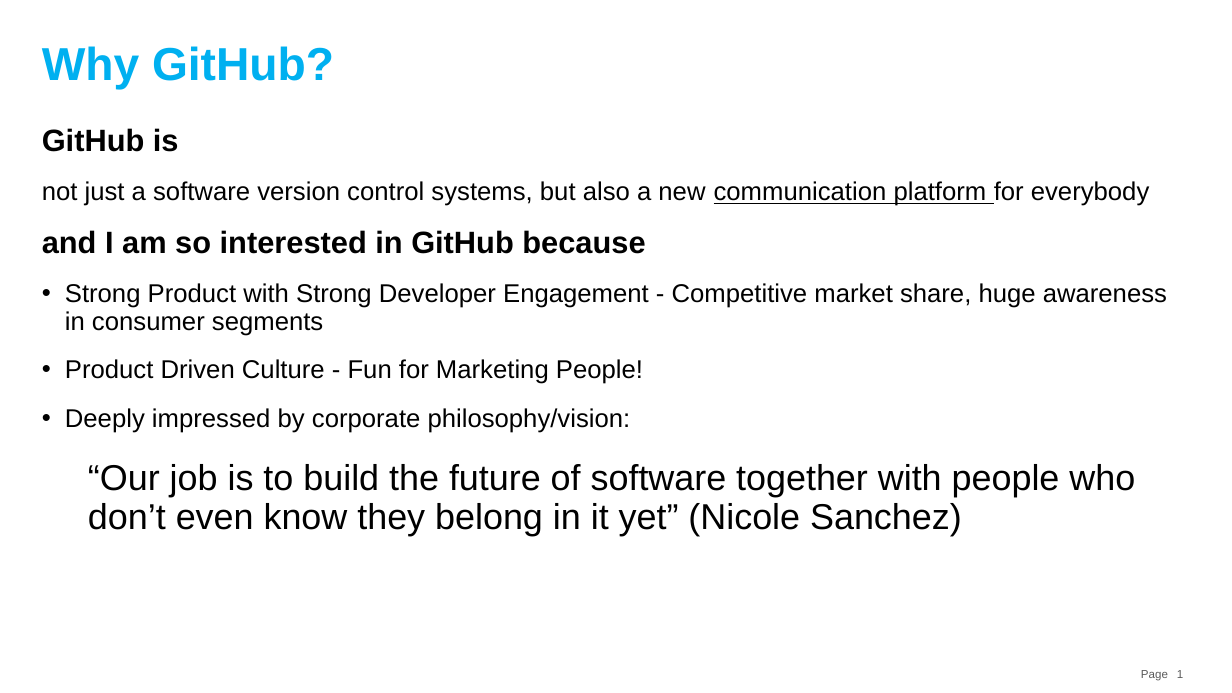
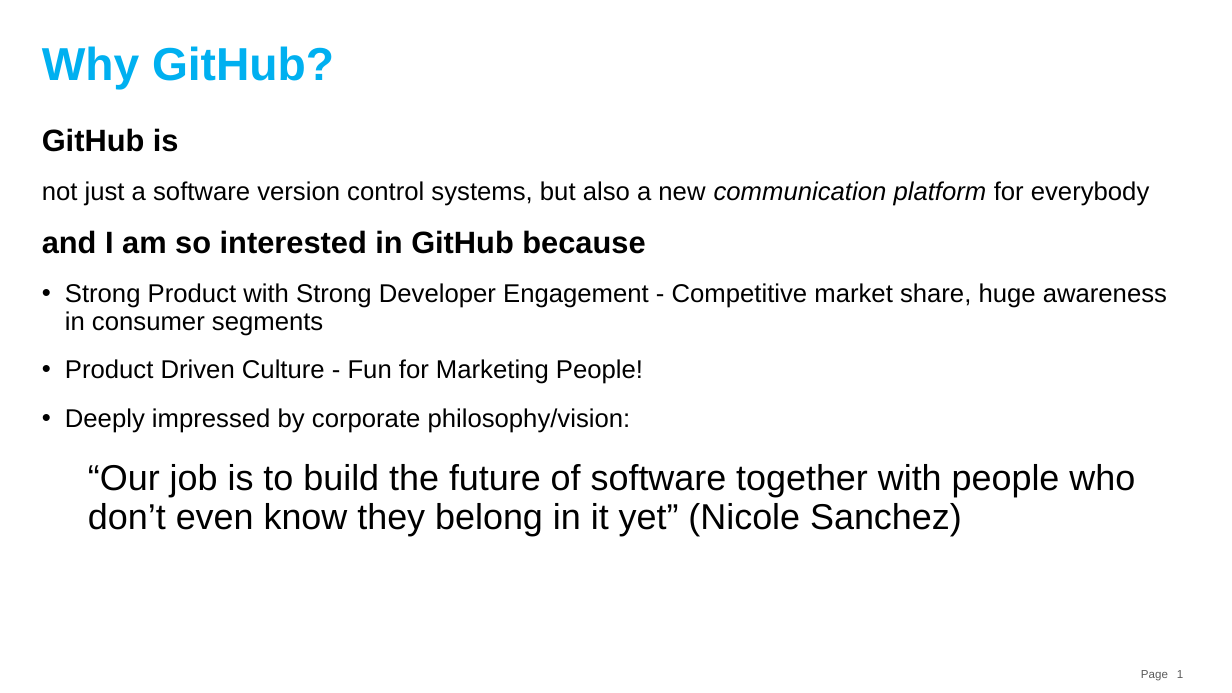
Before and after one commit to souebina/GitHub-Japan-Marketing-Plan, a slide deck: slide 1 of GitHub Japan Marketing Strategy.pptx. Drawn at 1232x693 pixels with LibreOffice and Linux fonts; fonts in the diff are those of the drawing. Boxes give left, top, right and bottom in pixels: in the first picture for what was removed or moved away, otherwise in the second. Text is boxed around its words. In the diff, an @@ line names an element or a change of style, - is before the commit and + after.

```diff
--- a/GitHub Japan Marketing Strategy.pptx
+++ b/GitHub Japan Marketing Strategy.pptx
@@ text at (x1=42, y1=181, x2=1150, y2=206): italic on, underline off in "communication platform" @@
```
Also in this commit, not shown: 6 other slides changed.
